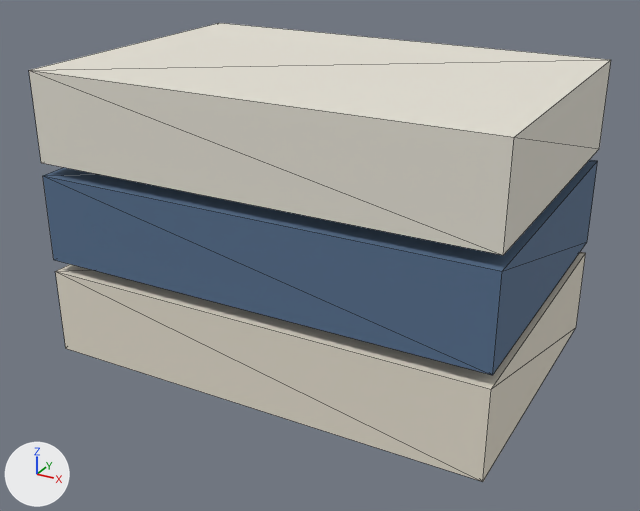
Renders of the glTF model site/models/FD_Towel_Folded_01.glb from each side of a commit.
Both versions are drawn from a 50 mm lens placed at (0.313, -0.581, 0.37), pointed at (0.002, -0.014, 0.087). Every picture has the same lights, and +X, +Y and +Z are marked at lower left. The first picture is the older version. Mesh edges are drawn as thin lines. Vertices at exactly the same position are counted once.

In view in the first picture: 'FD_Towel_Folded_01'.
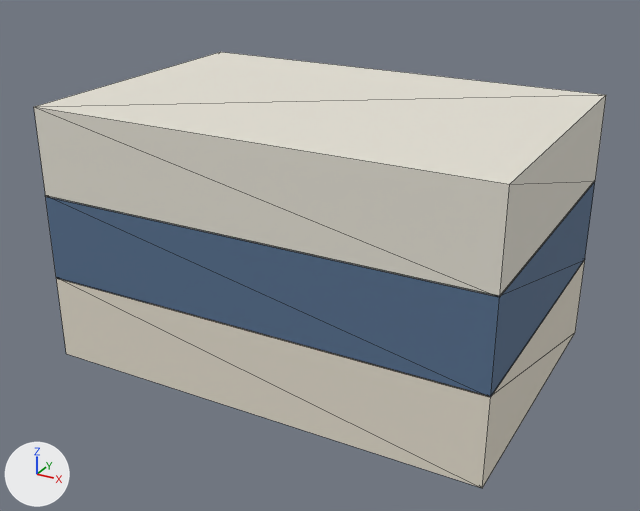
Changed parts and their boxes (x1, y1, x2, y2) in the pictures (640 x 511 px; the box of a moved part takes in the faces that stretch with it):
```json
{"object": "FD_Towel_Folded_01", "change": "reshaped", "before": [29, 23, 611, 482], "after": [34, 52, 606, 488]}
{"part": 1, "of": "me_fd_towel_folded_01", "change": "moved or reshaped", "before": [55, 252, 586, 482], "after": [56, 260, 585, 488]}
{"part": 2, "of": "me_fd_towel_folded_01", "change": "moved or reshaped", "before": [43, 160, 598, 375], "after": [46, 182, 595, 396]}
{"part": 3, "of": "me_fd_towel_folded_01", "change": "moved or reshaped", "before": [29, 23, 611, 255], "after": [34, 52, 606, 297]}
```

Edits to the scene script, one JSON object a line:
```json
{"block": "me_fd_towel_folded_01", "where": "# used by ob_fd_towel_folded_01; location = (0.0, 0.0, 0.0)"}
{"op": "remove", "block": "me_fd_towel_folded_01", "code": "me_fd_towel_folded_01.from_pydata(...)  # 24 vertices, 36 faces; spans x -0.18..0.18, y -0.12..0.12, z 0.005..0.235"}
{"op": "add", "block": "me_fd_towel_folded_01", "code": "me_fd_towel_folded_01.from_pydata(...)  # 24 vertices, 36 faces; spans x -0.18..0.18, y -0.12..0.12, z 0.0..0.208"}
{"block": "me_fd_towel_folded_01", "change": "me_fd_towel_folded_01 part 1: the loose piece of 8 vertices spanning x -0.18..0.18, y -0.12..0.12, z 0.005..0.075 is moved by (0.0, 0.0, -0.005)"}
{"block": "me_fd_towel_folded_01", "change": "me_fd_towel_folded_01 part 2: the loose piece of 8 vertices spanning x -0.18..0.18, y -0.12..0.12, z 0.085..0.155 is moved by (0.0, 0.0, -0.016)"}
{"block": "me_fd_towel_folded_01", "change": "me_fd_towel_folded_01 part 3: the loose piece of 8 vertices spanning x -0.18..0.18, y -0.12..0.12, z 0.165..0.235 is moved by (0.0, 0.0, -0.027)"}
```
